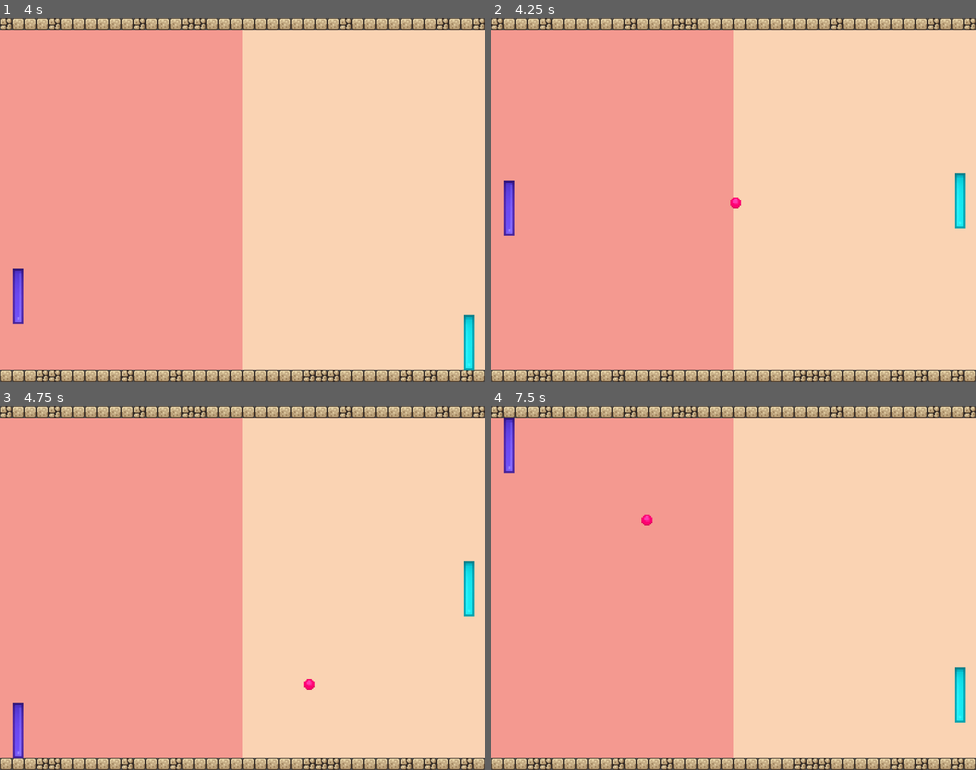
Above: before the commit, frames 1-4 (two rows, left to right).
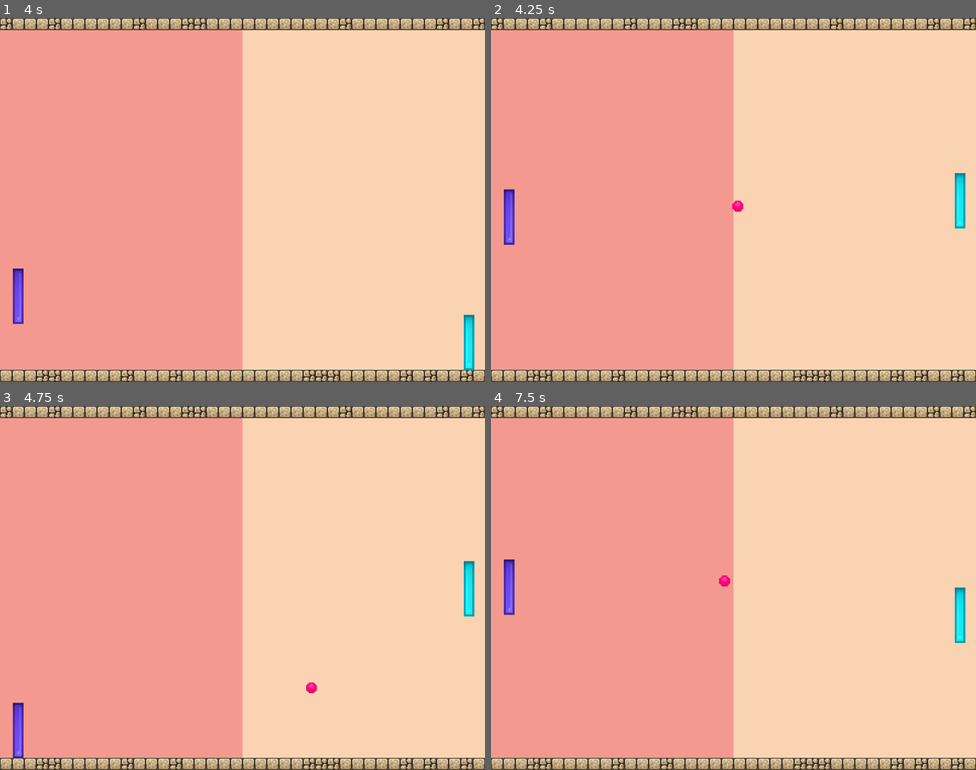
Above: after the commit, the same moments.

Repository: kaeri-gg/pong-game
Game: Godot game, scene res://scenes/game.tscn
Same seed, same stepped clock (60 frames per second), same inputs: the game is played once before the commit and once after it.
Inputs:
- Up to frame 1 (4 s): hold Down (paddleRight_down) 0.53-1.28 s; tap Enter at 1.25, 2.75 s; hold S (paddleLeft_down) 1.28-2.03 s; tap Space at 2, 3.5 s; hold Down (paddleRight_down) 2.03-2.78 s; hold W (paddleLeft_up) 2.78-3.53 s; hold S (paddleLeft_down) from 3.53 s (still down)
- Up to frame 2 (4.25 s): keep holding S (paddleLeft_down)
- Up to frame 3 (4.75 s): keep holding S (paddleLeft_down)
- Up to frame 4 (7.5 s): release S (paddleLeft_down) at 5.78 s; hold Down (paddleRight_down) 5.78-6.53 s; hold W (paddleLeft_up) 6.53-7.28 s; hold Down (paddleRight_down) from 7.28 s (still down)

Frame 1 is identical in both runs. In frame 2, 0.2% of the frame differs, in the area x 2-52%, y 44-63%; in frame 3, less than 0.1%; in frame 4, 1.5%, in the area x 2-98%, y 3-87%.

Commit message:
Split killzone into left and right scenes and scripts
Refactored the killzone logic by removing the shared killzone scene and script, and introducing separate left and right killzone scenes and scripts. Updated the main game scene to use the new killzone_left and killzone_right nodes. This change improves clarity and allows for independent handling of left and right killzones.

Diff:
--- a/scenes/game.tscn
+++ b/scenes/game.tscn
@@ -1,10 +1,11 @@
-[gd_scene load_steps=14 format=4 uid="uid://b81snnkf3qw0m"]
+[gd_scene load_steps=15 format=4 uid="uid://b81snnkf3qw0m"]
 
 [ext_resource type="PackedScene" uid="uid://dioto654ehrut" path="res://scenes/ball.tscn" id="1_yqjtg"]
 [ext_resource type="PackedScene" uid="uid://b6delkoxgfy7x" path="res://scenes/paddle_left.tscn" id="3_lbhrr"]
 [ext_resource type="Texture2D" uid="uid://cfj37ephlkj7k" path="res://assets/images/world_tileset.png" id="3_lnu2h"]
 [ext_resource type="PackedScene" uid="uid://bipbmn37c43w6" path="res://scenes/paddle_right.tscn" id="4_iywne"]
-[ext_resource type="PackedScene" uid="uid://daifjl06kfsg" path="res://scenes/killzones.tscn" id="5_iywne"]
+[ext_resource type="PackedScene" uid="uid://crmt4gt1catl8" path="res://scenes/killzone_right.tscn" id="6_p57ef"]
+[ext_resource type="PackedScene" uid="uid://di7ammir16hcp" path="res://scenes/killzone_left.tscn" id="6_u5sy4"]
 
 [sub_resource type="TileSetAtlasSource" id="TileSetAtlasSource_lbhrr"]
 texture = ExtResource("3_lnu2h")
@@ -155,9 +156,11 @@
 [sub_resource type="RectangleShape2D" id="RectangleShape2D_u5sy4"]
 size = Vector2(1267.6799, 281.97778)
 
-[sub_resource type="WorldBoundaryShape2D" id="WorldBoundaryShape2D_p57ef"]
-
-[sub_resource type="WorldBoundaryShape2D" id="WorldBoundaryShape2D_u5sy4"]
+[sub_resource type="RectangleShape2D" id="RectangleShape2D_gee14"]
+size = Vector2(492, 32)
+
+[sub_resource type="RectangleShape2D" id="RectangleShape2D_0tnpc"]
+size = Vector2(489.99707, 33.996372)
 
 [node name="Game" type="Node2D"]
 
@@ -202,15 +205,18 @@
 position = Vector2(3.4332275e-05, 0)
 shape = SubResource("RectangleShape2D_u5sy4")
 
-[node name="Killzones" parent="." instance=ExtResource("5_iywne")]
+[node name="Killzone-Right" parent="." instance=ExtResource("6_p57ef")]
 collision_mask = 2
 
-[node name="CollisionShape2D" type="CollisionShape2D" parent="Killzones"]
-position = Vector2(308, -1)
-rotation = -1.5714676
-shape = SubResource("WorldBoundaryShape2D_p57ef")
-
-[node name="CollisionShape2D2" type="CollisionShape2D" parent="Killzones"]
-position = Vector2(-305, 1)
-rotation = 1.5707964
-shape = SubResource("WorldBoundaryShape2D_u5sy4")
+[node name="CollisionShape2D" type="CollisionShape2D" parent="Killzone-Right"]
+position = Vector2(320, 0)
+rotation = -1.5707964
+shape = SubResource("RectangleShape2D_gee14")
+
+[node name="Killzone-Left" parent="." instance=ExtResource("6_u5sy4")]
+collision_mask = 2
+
+[node name="CollisionShape2D" type="CollisionShape2D" parent="Killzone-Left"]
+position = Vector2(-319.8482, 0.055792537)
+rotation = 1.5742507
+shape = SubResource("RectangleShape2D_0tnpc")
--- a/scenes/killzone.tscn
+++ /dev/null
@@ -1,9 +0,0 @@
-[gd_scene load_steps=2 format=3 uid="uid://gqvnyfadc21f"]
-
-[ext_resource type="Script" uid="uid://dd5j6wqqdu26f" path="res://scripts/killzone.gd" id="1_xlapc"]
-
-[node name="Killzone" type="Area2D"]
-script = ExtResource("1_xlapc")
-
-[node name="Timer" type="Timer" parent="."]
-one_shot = true
--- /dev/null
+++ b/scenes/killzone_left.tscn
@@ -0,0 +1,11 @@
+[gd_scene load_steps=2 format=3 uid="uid://di7ammir16hcp"]
+
+[ext_resource type="Script" uid="uid://cra0vu4amc8v2" path="res://scripts/killzone_left.gd" id="1_hcux2"]
+
+[node name="Killzone-Left" type="Area2D"]
+script = ExtResource("1_hcux2")
+
+[node name="Timer" type="Timer" parent="."]
+
+[connection signal="body_entered" from="." to="." method="_on_body_entered"]
+[connection signal="timeout" from="Timer" to="." method="_on_timer_timeout"]
--- /dev/null
+++ b/scenes/killzone_right.tscn
@@ -0,0 +1,11 @@
+[gd_scene load_steps=2 format=3 uid="uid://crmt4gt1catl8"]
+
+[ext_resource type="Script" uid="uid://rpx032x3ibxc" path="res://scripts/killzone_right.gd" id="1_qclm3"]
+
+[node name="Killzone-Right" type="Area2D"]
+script = ExtResource("1_qclm3")
+
+[node name="Timer" type="Timer" parent="."]
+
+[connection signal="body_entered" from="." to="." method="_on_body_entered"]
+[connection signal="timeout" from="Timer" to="." method="_on_timer_timeout"]
--- a/scenes/killzones.tscn
+++ /dev/null
@@ -1,11 +0,0 @@
-[gd_scene load_steps=2 format=3 uid="uid://daifjl06kfsg"]
-
-[ext_resource type="Script" uid="uid://dd5j6wqqdu26f" path="res://scripts/killzone.gd" id="1_djv3u"]
-
-[node name="Killzones" type="Area2D"]
-script = ExtResource("1_djv3u")
-
-[node name="Timer" type="Timer" parent="."]
-
-[connection signal="body_entered" from="." to="." method="_on_body_entered"]
-[connection signal="timeout" from="Timer" to="." method="_on_timer_timeout"]
--- /dev/null
+++ b/scripts/killzone_left.gd
@@ -0,0 +1,13 @@
+extends Area2D
+
+@onready var timer: Timer = $Timer
+
+func _on_body_entered(body: Node) -> void:
+	body.get_node("CollisionShape2D").queue_free()
+
+	print("Killzone Left: Ball passed: ", body)
+
+	timer.start()
+
+func _on_timer_timeout() -> void:
+	get_tree().reload_current_scene()
--- a/scripts/killzone.gd
+++ b/scripts/killzone_right.gd
@@ -5,7 +5,7 @@
 func _on_body_entered(body: Node) -> void:
 	body.get_node("CollisionShape2D").queue_free()
 
-	print("Ball passed the line", body)
+	print("Killzone Right: Ball passed: ", body)
 
 	timer.start()
 
Not shown, removed: scripts/killzone.gd.uid
Not shown, added: scripts/killzone_left.gd.uid
Not shown, added: scripts/killzone_right.gd.uid
